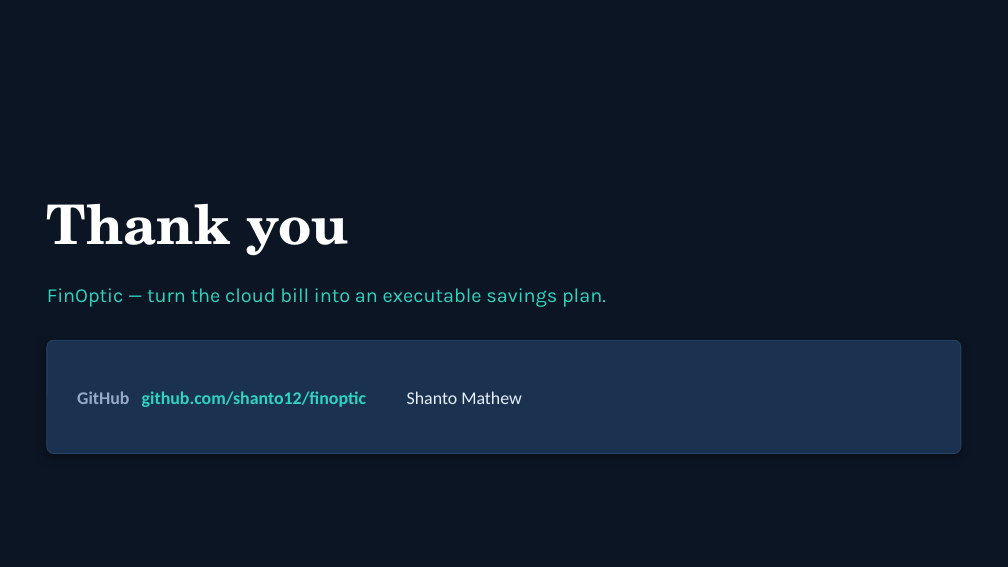
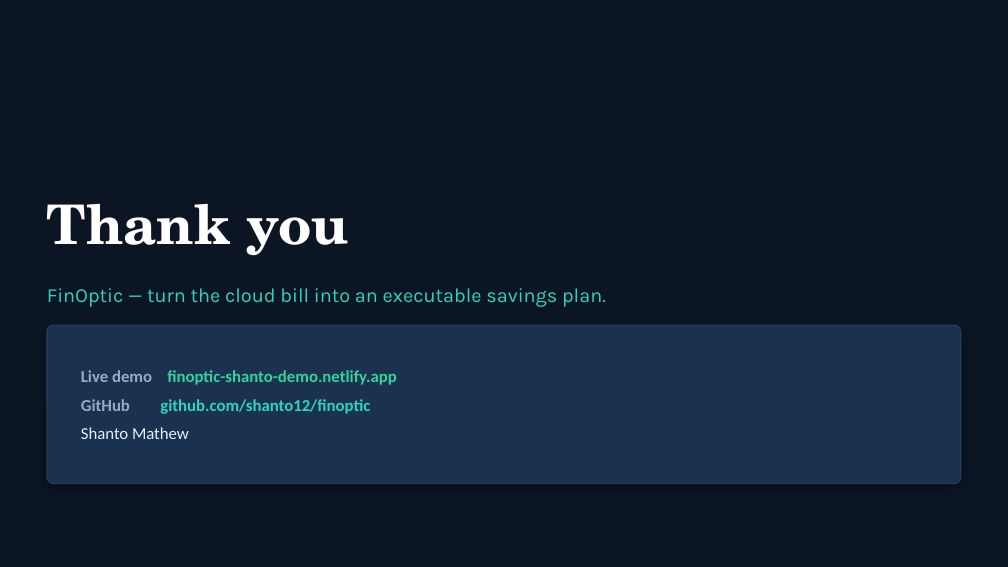
Before and after one commit to shanto12/finoptic, a slide deck: slide 11 of docs/FinOptic_Deck.pptx. Drawn at 1008x567 pixels with LibreOffice and Linux fonts; fonts in the diff are those of the drawing. Boxes give left, top, right and bottom in pixels: in the first picture for what was removed or moved away, otherwise in the second. Text is boxed around its words. In the diff, an @@ line names an element or a change of style, - is before the commit and + after.

```diff
--- a/docs/FinOptic_Deck.pptx
+++ b/docs/FinOptic_Deck.pptx
@@ rounded rectangle: place and size @@
-rounded rectangle at (47, 340, 961, 454)
+rounded rectangle at (47, 325, 961, 484)
@@ rounded rectangle at (47, 325, 961, 484): proportions changed @@
@@ text at (81, 370, 396, 439): text changed; size 17 to 16 pt; text colour #2DD4BF to #34D399 @@
-GitHub github.com/shanto12/finoptic Shanto Mathew
+Live demo finoptic-shanto-demo.netlify.app
+GitHub github.com/shanto12/finoptic
+Shanto Mathew
```
Also in this commit, not shown: 2 other slides changed, 12 other files.
